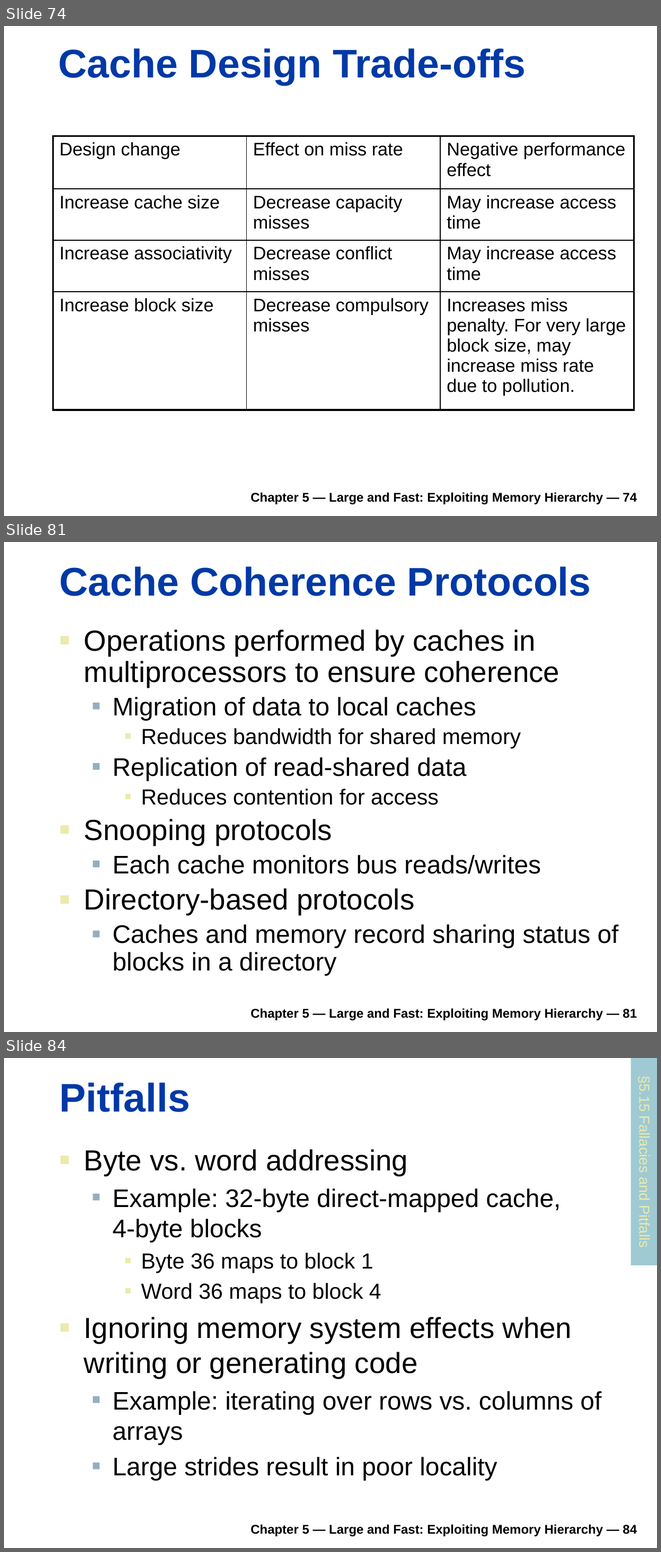
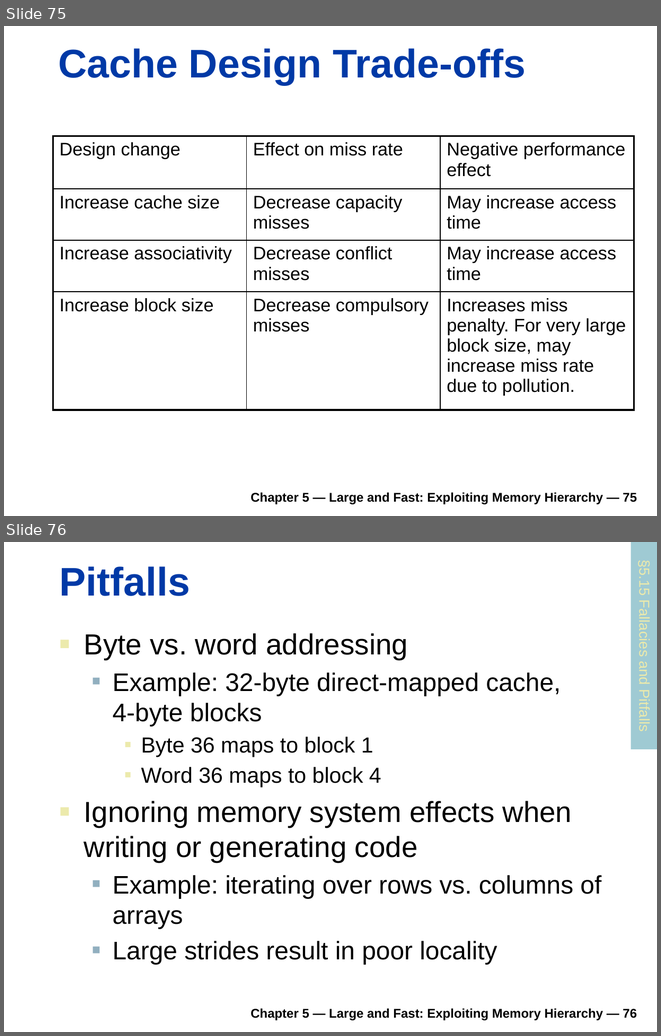
Before and after one commit to rifatshahriyar/rifatshahriyar.github.io, a slide deck: files/CSE305/CSE305_Chapter_5.pptx. Shown one above the other, each under a label of ours: slides 74, 81 and 84 before the commit, slides 75 and 76 after it; the slides between them are not shown. The pictures are 661x1552 and 661x1036 pixels, drawn with LibreOffice and Linux fonts; fonts in the diff are those of the drawing. Boxes give left, top, right and bottom in pixels: in the first picture for what was removed or moved away, otherwise in the second. Text is boxed around its words. In the diff, an @@ line names an element or a change of style, - is before the commit and + after.

Commit message:
CSE305 Chapter 5

```diff
--- a/files/CSE305/CSE305_Chapter_5.pptx
+++ b/files/CSE305/CSE305_Chapter_5.pptx
@@ slide 81 removed at [4, 542, 657, 1032], background #FFFFFF @@
@@ title removed at [60, 566, 591, 596] @@
-Cache Coherence Protocols
@@ text removed at [84, 629, 619, 975] @@
-■ Operations performed by caches in multiprocessors to ensure coherence
-  ■ Migration of data to local caches
-    ■ Reduces bandwidth for shared memory
-  ■ Replication of read-shared data
-    ■ Reduces contention for access
-■ Snooping protocols
-  ■ Each cache monitors bus reads/writes
-■ Directory-based protocols
-  ■ Caches and memory record sharing status of blocks in a directory
@@ text removed at [250, 1008, 637, 1020] @@
-Chapter 5 — Large and Fast: Exploiting Memory Hierarchy — 81
@@ what was slide 74 is now slide 75 @@
@@ text at [250, 492, 637, 504]: text changed @@
-Chapter 5 — Large and Fast: Exploiting Memory Hierarchy — 74
+Chapter 5 — Large and Fast: Exploiting Memory Hierarchy — 75
@@ what was slide 84 is now slide 76 @@
@@ text at [250, 1008, 637, 1020]: text changed @@
-Chapter 5 — Large and Fast: Exploiting Memory Hierarchy — 84
+Chapter 5 — Large and Fast: Exploiting Memory Hierarchy — 76
```
Also in this commit, not shown: 2 slides changed, 1 slide added, 8 other slides removed, 2 other files.
